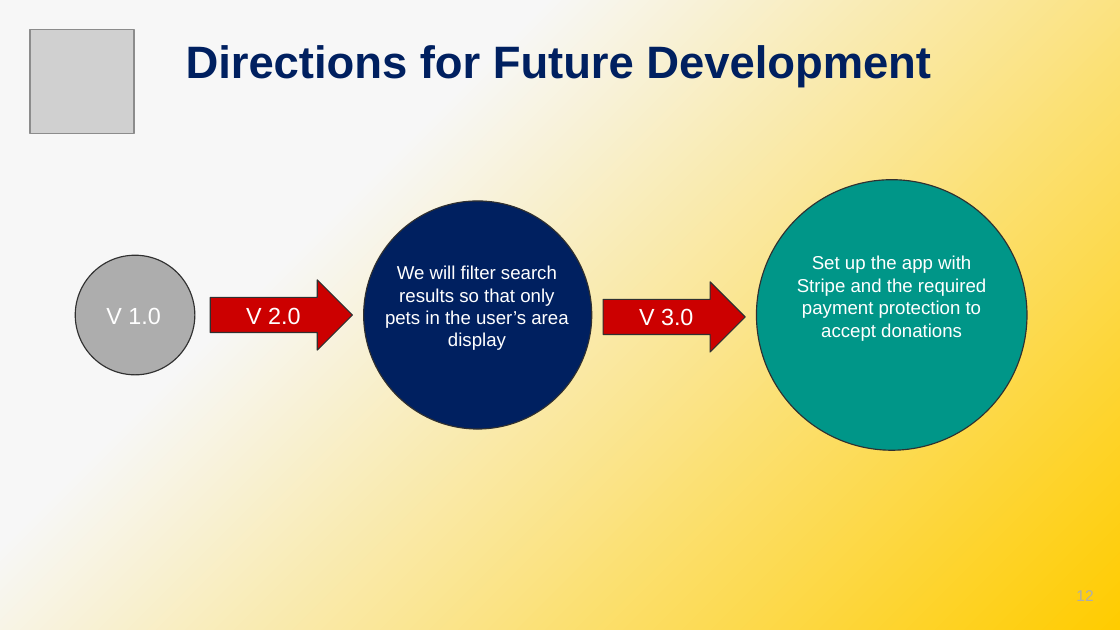
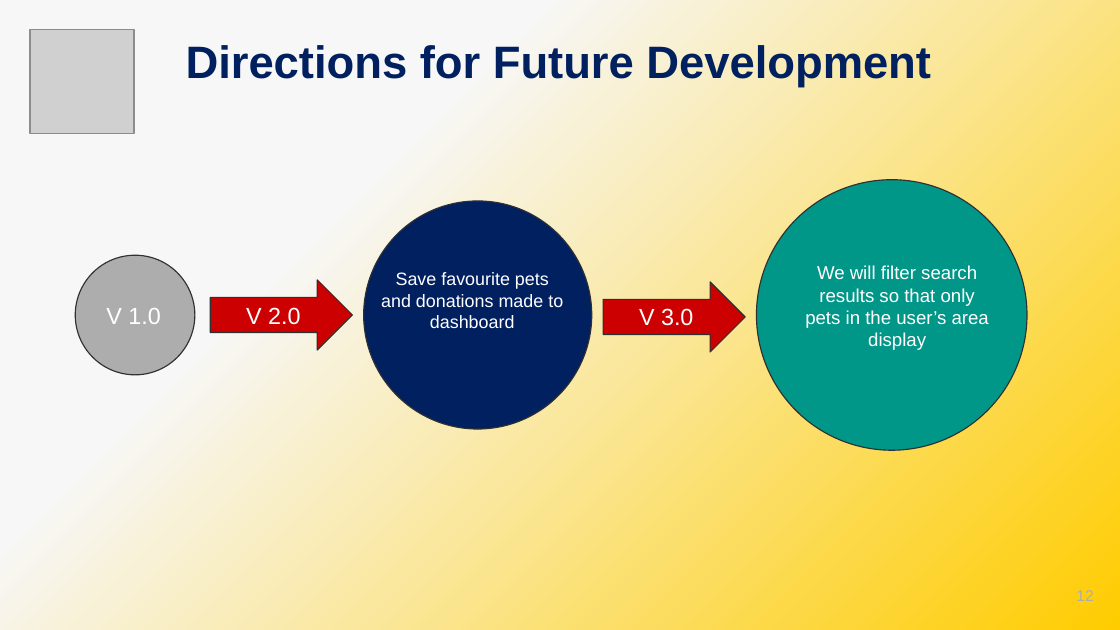
Before and after one commit to adamgmcfadden/Bark-Side-of-the-Moon, a slide deck: slide 12 of extras/PP presentation.pptx. Drawn at 1120x630 pixels with LibreOffice and Linux fonts; fonts in the diff are those of the drawing; grey boxes stand for pictures. Boxes give left, top, right and bottom in pixels: in the first picture for what was removed or moved away, otherwise in the second. Text is boxed around its words. In the diff, an @@ line names an element or a change of style, - is before the commit and + after.

Commit message:
removed Dashboard page for now

```diff
--- a/extras/PP presentation.pptx
+++ b/extras/PP presentation.pptx
@@ text "We will filter search results ...": place and size @@
-text "We will filter search results ..." at (385, 265, 568, 350)
+text "We will filter search results ..." at (805, 265, 989, 350)
@@ text removed at (797, 255, 986, 341) @@
-Set up the app with Stripe and the required payment protection to accept donations
@@ text added at (381, 272, 563, 328), 11.5 pt, text #FFFFFF @@
+Save favourite pets and donations made to dashboard
```
Also in this commit, not shown: 5 other slides changed, 1 other file.
